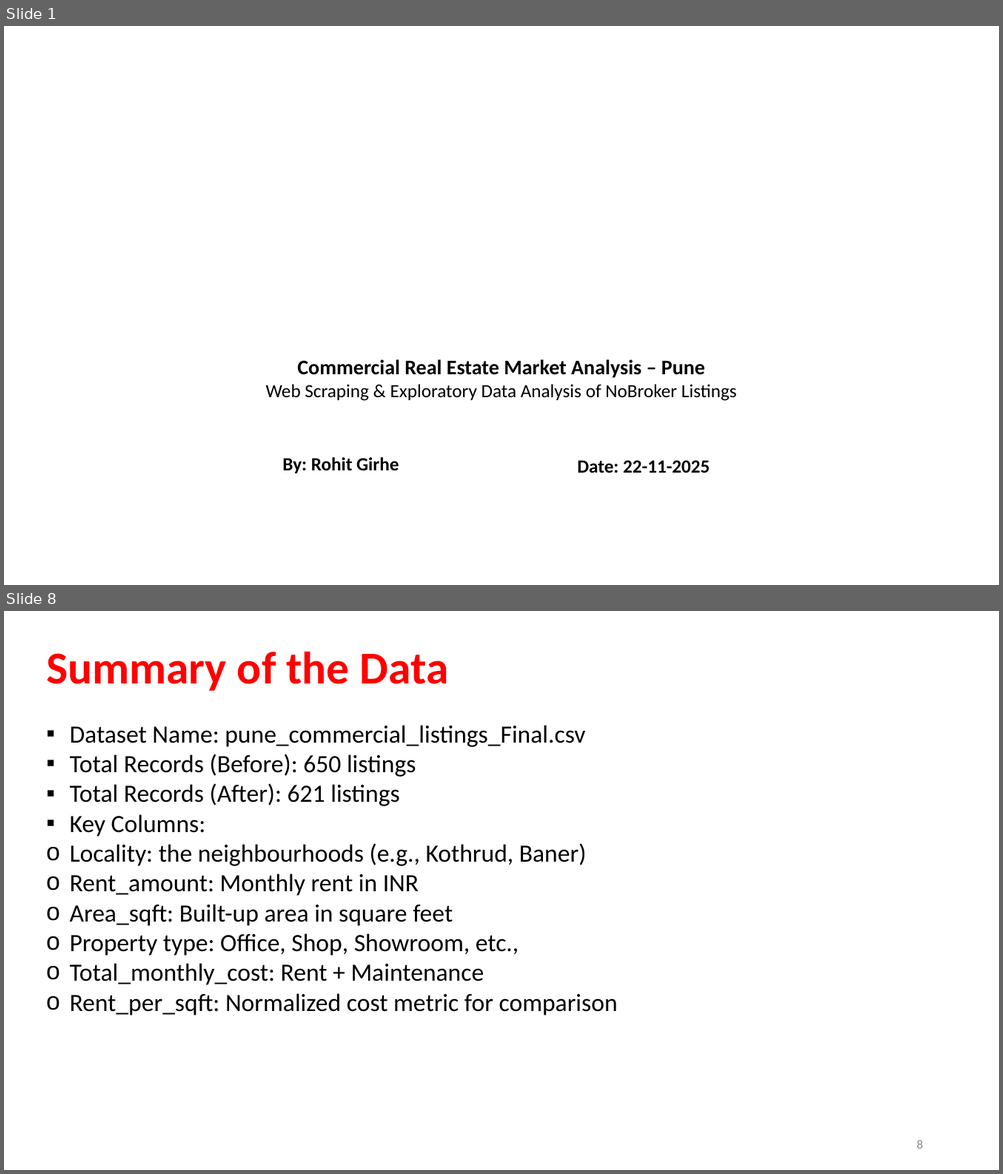
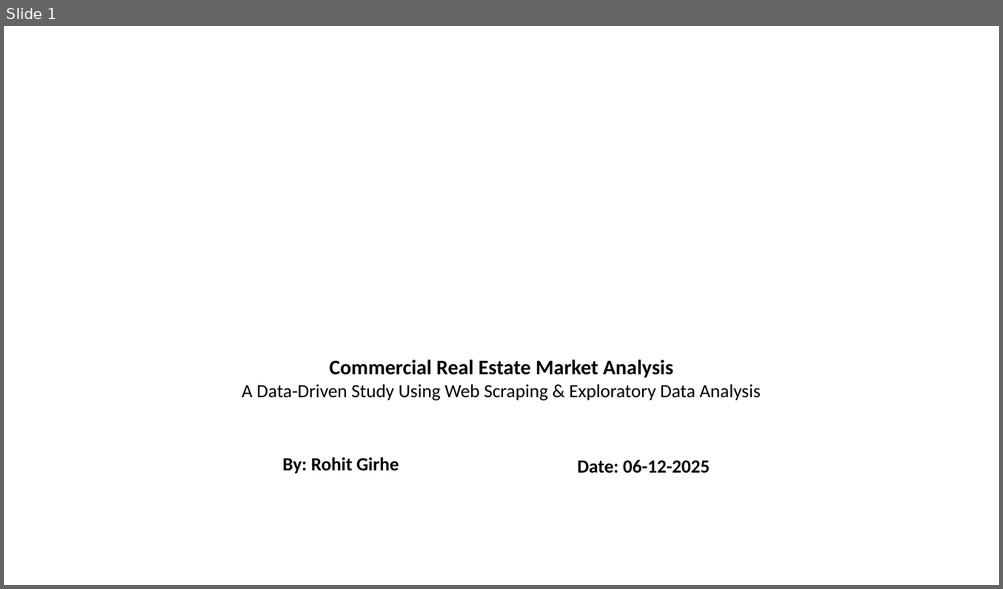
Before and after one commit to Rohit-Girhe/Web-Scrapping-Project, a slide deck: Webscrapping.pptx. Shown one above the other, each under a label of ours: slides 1 and 8 before the commit, slide 1 after it; the slides between them are not shown. The pictures are 1003x1174 and 1003x589 pixels, drawn with LibreOffice and Linux fonts; fonts in the diff are those of the drawing; background and template pictures are left out. Boxes give left, top, right and bottom in pixels: in the first picture for what was removed or moved away, otherwise in the second. Text is boxed around its words. In the diff, an @@ line names an element or a change of style, - is before the commit and + after.

```diff
--- a/Webscrapping.pptx
+++ b/Webscrapping.pptx
@@ slide 8 removed at (x1=4, y1=611, x2=999, y2=1170), background #FFFFFF @@
@@ text removed at (x1=46, y1=651, x2=449, y2=691) @@
-Summary of the Data
@@ text removed at (x1=70, y1=725, x2=617, y2=1016) @@
-▪ Dataset Name: pune_commercial_listings_Final.csv
-▪ Total Records (Before): 650 listings
-▪ Total Records (After): 621 listings
-▪ Key Columns:
-o Locality: the neighbourhoods (e.g., Kothrud, Baner)
-o Rent_amount: Monthly rent in INR
-o Area_sqft: Built-up area in square feet
-o Property type: Office, Shop, Showroom, etc.,
-o Total_monthly_cost: Rent + Maintenance
-o Rent_per_sqft: Normalized cost metric for comparison
@@ page number removed at (x1=916, y1=1140, x2=922, y2=1149) @@
-8
@@ slide 1 changed as well @@
@@ text at (x1=242, y1=360, x2=760, y2=401): text changed @@
-Commercial Real Estate Market Analysis – Pune
-Web Scraping & Exploratory Data Analysis of NoBroker Listings
+Commercial Real Estate Market Analysis
+A Data-Driven Study Using Web Scraping & Exploratory Data Analysis
@@ text at (x1=577, y1=460, x2=709, y2=474): text changed @@
-Date: 22-11-2025
+Date: 06-12-2025
```
Also in this commit, not shown: 1 other slide changed, 14 slides added, 19 other slides removed, 22 other files.
